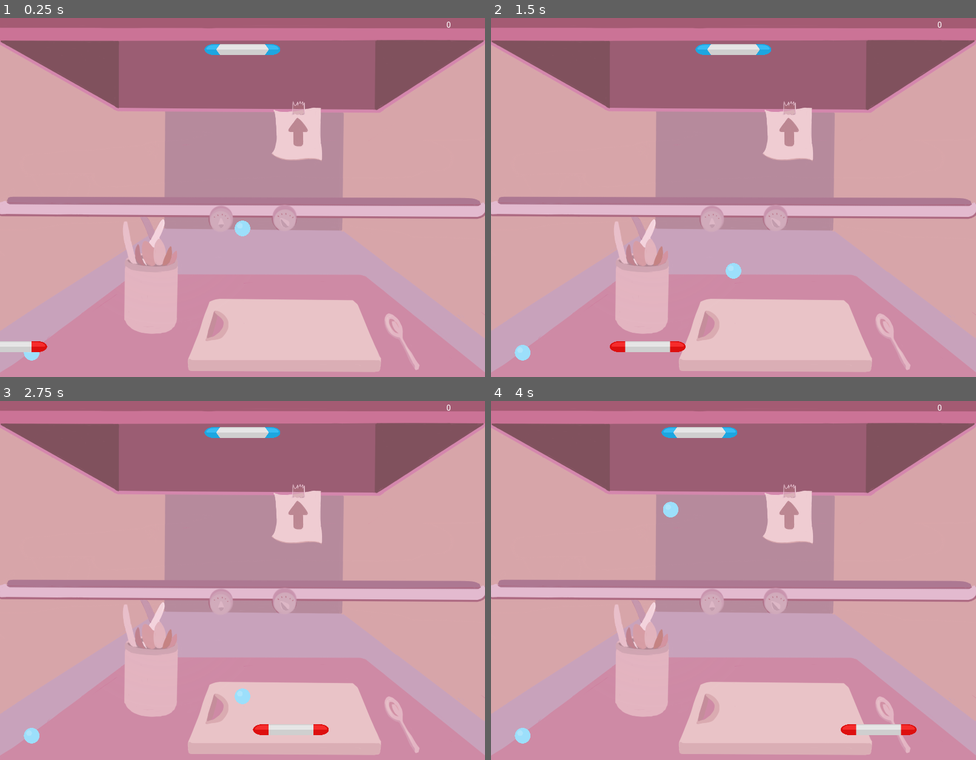
Above: before the commit, frames 1-4 (two rows, left to right).
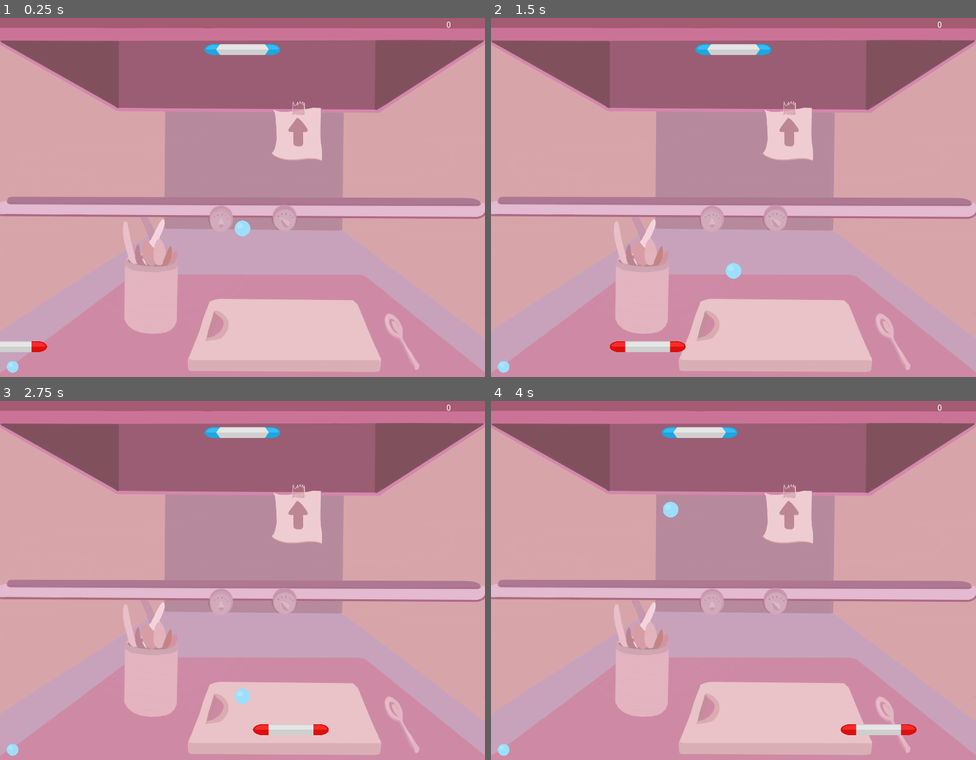
Above: after the commit, the same moments.

Repository: Chikoness/GodotEnginePractice_Pong
Game: Godot game, scene res://World.tscn
The game is run twice, just before and just after one commit, with the same random seed, the same clock (stepped at 60 frames per second) and the same inputs.
Inputs (mouse positions are in pixels of both pictures, inside the frame that each line leads up to):
- Up to frame 1 (0.25 s): no input
- Up to frame 2 (1.5 s): move the mouse to (840, 175) at 0.52 s; move the mouse to (636, 211) at 1.27 s
- Up to frame 3 (2.75 s): move the mouse to (291, 497) at 2.02 s
- Up to frame 4 (4 s): move the mouse to (709, 652) at 2.77 s; move the mouse to (879, 634) at 3.52 s

The runs differ from the first frame. In frame 1, 0.1% of the frame differs, in the area x 1-9%, y 93-99%; in frame 2, 0.2%, in the area x 1-9%, y 91-99%; in frame 3, 0.2%; in frame 4, 0.2%.

Commit message:
life size adjusted

Diff:
--- a/source/World.tscn
+++ b/source/World.tscn
@@ -79,8 +79,8 @@
 
 [node name="ballLife" type="Sprite" parent="." index="6"]
 
-position = Vector2( 80, 560 )
-scale = Vector2( 0.2, 0.2 )
+position = Vector2( 41.7182, 583.29 )
+scale = Vector2( 0.15, 0.15 )
 texture = ExtResource( 9 )
 hframes = 3
 _sections_unfolded = [ "Animation", "Transform" ]
--- a/source/ball/ball.tscn
+++ b/source/ball/ball.tscn
@@ -1,14 +1,13 @@
 [gd_scene load_steps=3 format=2]
 
 [ext_resource path="res://ball/Sprites/ballBlue_04.png" type="Texture" id=1]
-
 
 [sub_resource type="CircleShape2D" id=1]
 
 custom_solver_bias = 0.0
 radius = 13.4734
 
-[node name="Ball" type="KinematicBody2D" index="0"]
+[node name="Ball" type="KinematicBody2D"]
 
 input_pickable = false
 collision_layer = 1
